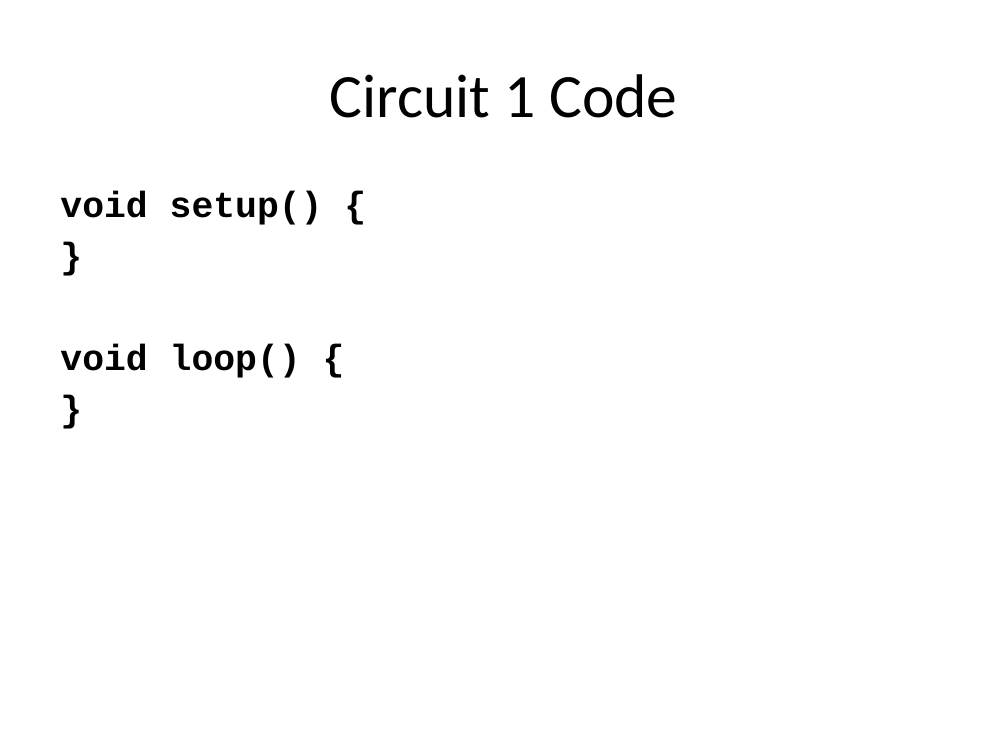
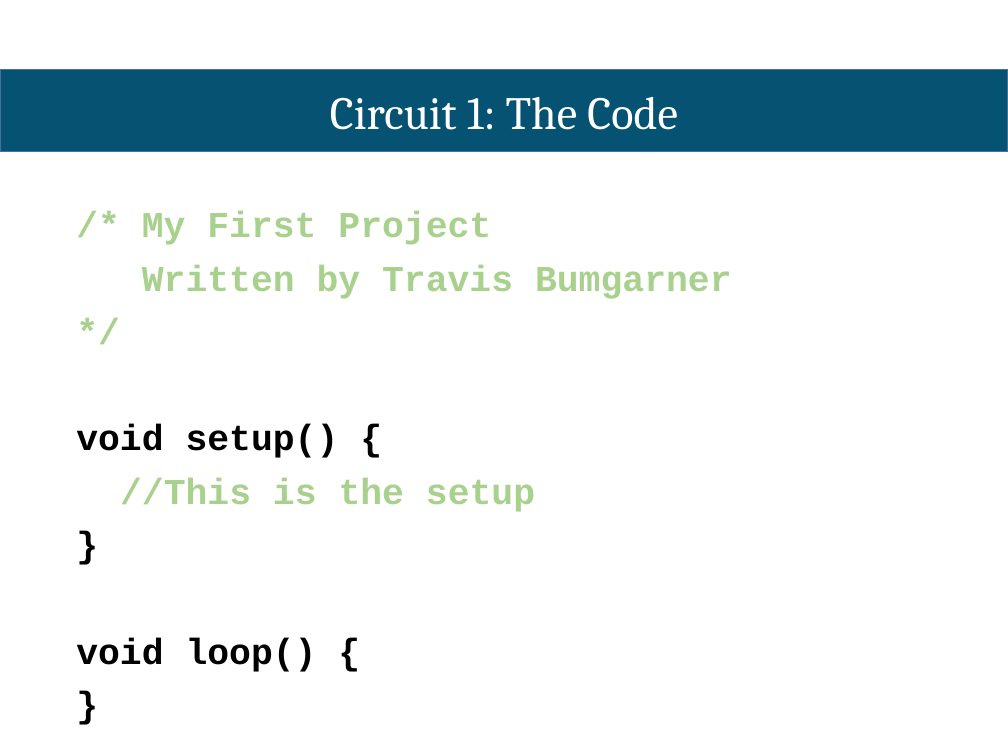
Before and after one commit to Cambridge-Hackspace/Arduino_Workshop, a slide deck: slide 16 of Workshop - English.pptx (slide 7 before the commit). Drawn at 1008x756 pixels with LibreOffice and Linux fonts; fonts in the diff are those of the drawing. Boxes give left, top, right and bottom in pixels: in the first picture for what was removed or moved away, otherwise in the second. Text is boxed around its words. In the diff, an @@ line names an element or a change of style, - is before the commit and + after.

```diff
--- a/Workshop - English.pptx
+++ b/Workshop - English.pptx
@@ text "Circuit 1: The Code" at bbox=[330, 97, 678, 130]: vertical alignment middle to top @@
@@ rectangle added at bbox=[0, 70, 1008, 152], fill #065272, outline #43739E 1 pt @@
@@ text at bbox=[330, 97, 678, 130]: text changed; size 44 to 33 pt; font Calibri to Cambria; text colour #000000 to #FFFFFF @@
-Circuit 1 Code
+Circuit 1: The Code
@@ text removed at bbox=[60, 192, 323, 378] @@
-void setup() {
-}
-void loop() {
-}
@@ text added at bbox=[76, 211, 732, 672], 26 pt, text #A9D18E, bold @@
+/* My First Project
+Written by Travis Bumgarner
+*/
+void setup() {
+//This is the setup
+}
+void loop() {
+}
```
Also in this commit, not shown: 5 other slides changed, 17 slides added, 12 slides removed, 1 other file.
